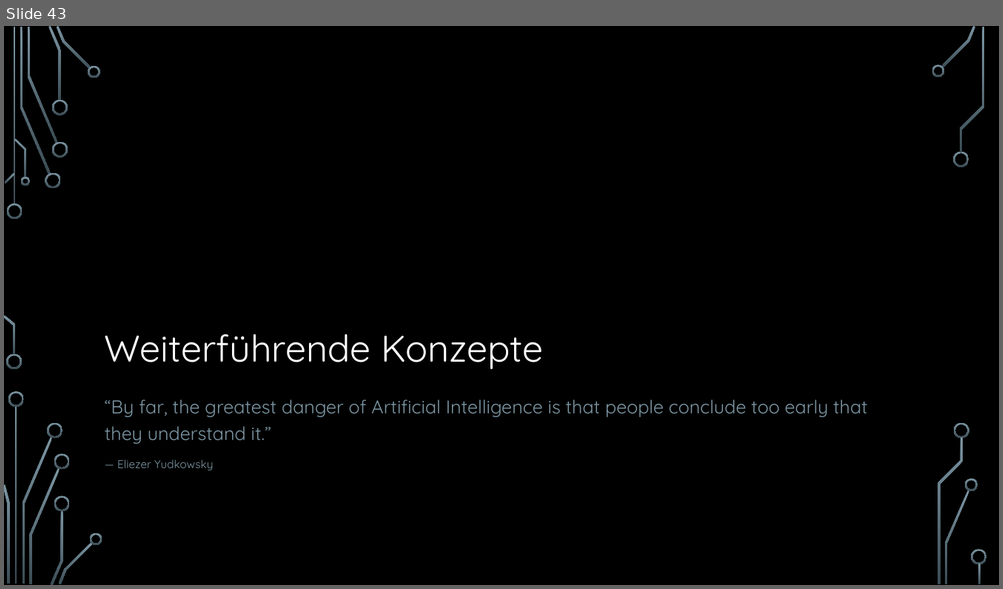
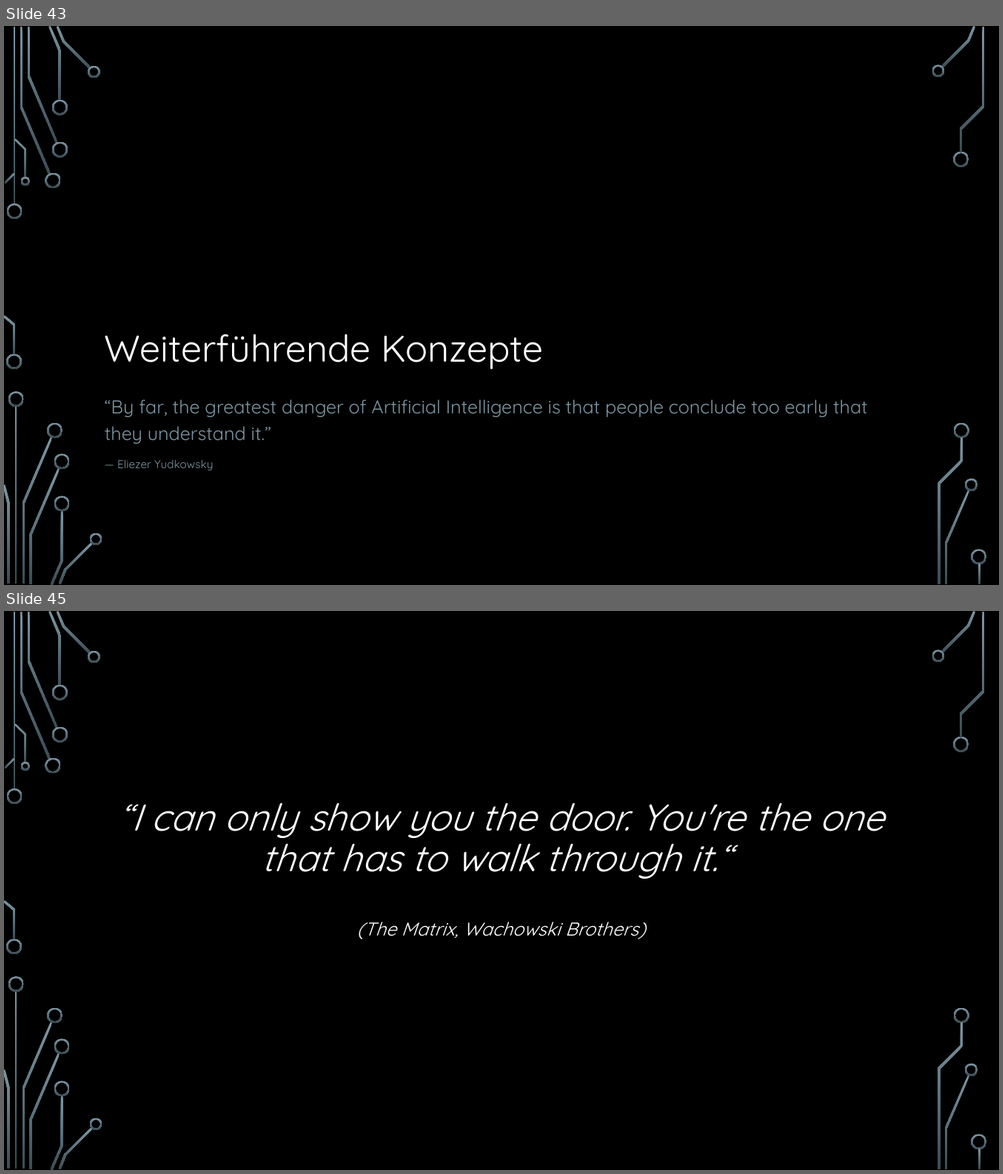
Before and after one commit to hacpro/introduction-machine-learning, a slide deck: presentation.pptx. Shown one above the other, each under a label of ours: slide 43 before the commit, slides 43 and 45 after it; the slides between them are not shown. The pictures are 1003x589 and 1003x1174 pixels, drawn with LibreOffice and Linux fonts; fonts in the diff are those of the drawing; background and template pictures are left out. Boxes give left, top, right and bottom in pixels: in the first picture for what was removed or moved away, otherwise in the second. Text is boxed around its words. In the diff, an @@ line names an element or a change of style, - is before the commit and + after.

```diff
--- a/presentation.pptx
+++ b/presentation.pptx
@@ slide 45 added at bbox=[4, 611, 999, 1170], background picture (left out); not listed: 36 template elements that a slide beside it also shows @@
@@ title added at bbox=[119, 803, 884, 940], 36 pt, text #FFFFFF, italic @@
+“I can only show you the door. You're the one that has to walk through it.“
+(The Matrix, Wachowski Brothers)
```
Also in this commit, not shown: 5 slides changed, 1 other slide added, 7 other files.
